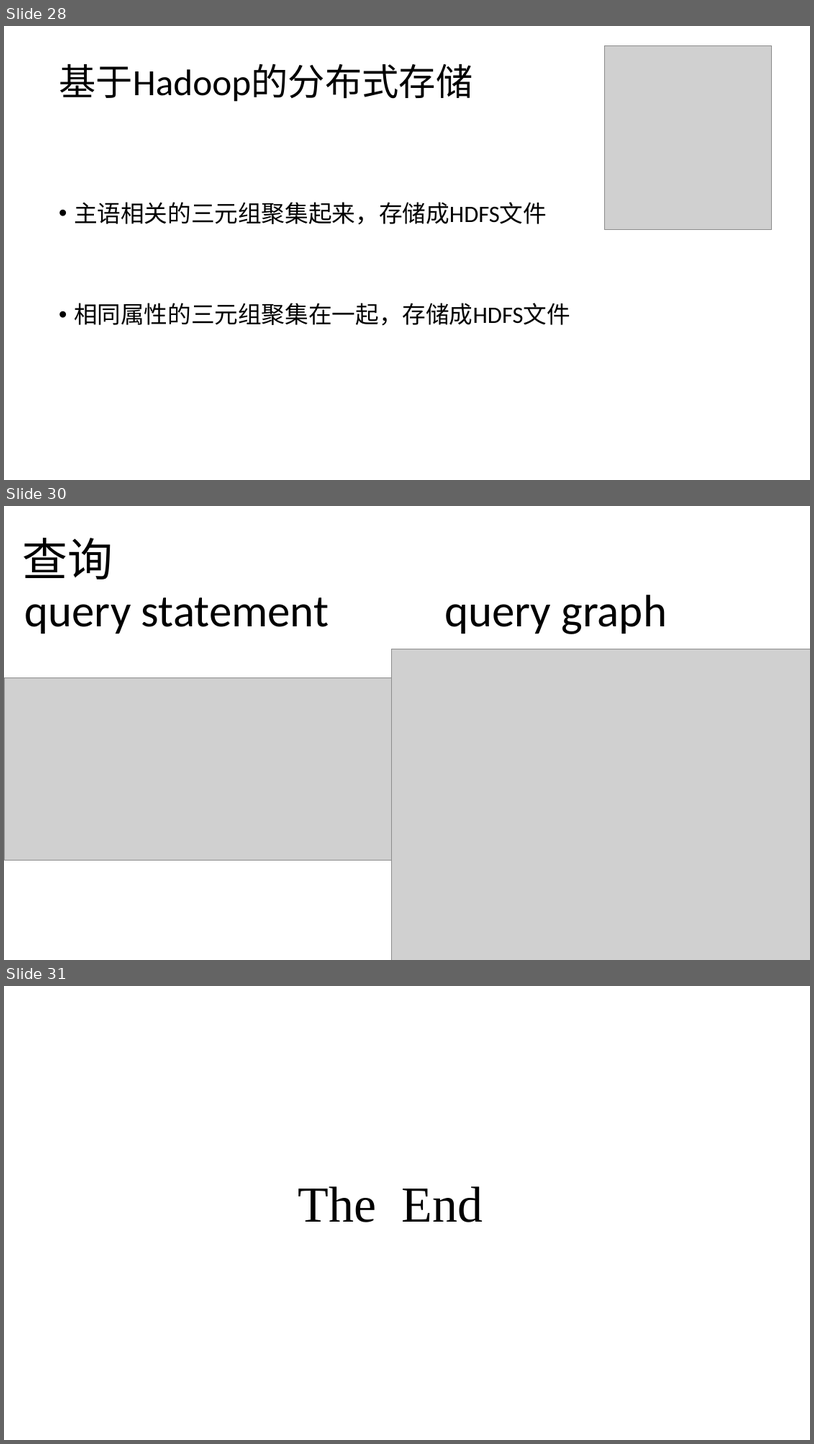
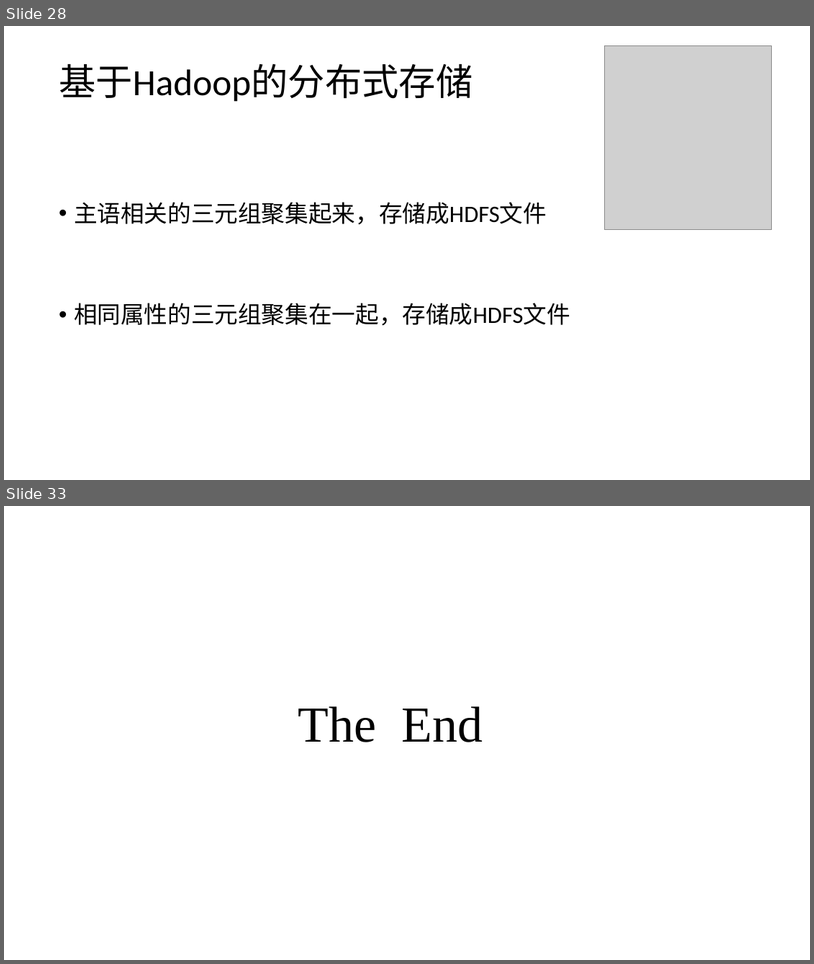
Before and after one commit to zyxdSTU/presetation, a slide deck: 知识图谱存储与查询/知识图谱的查询与存储.pptx. Shown one above the other, each under a label of ours: slides 28, 30 and 31 before the commit, slides 28 and 33 after it; the slides between them are not shown. The pictures are 814x1444 and 814x964 pixels, drawn with LibreOffice and Linux fonts; fonts in the diff are those of the drawing; grey boxes stand for pictures. Boxes give left, top, right and bottom in pixels: in the first picture for what was removed or moved away, otherwise in the second. Text is boxed around its words. In the diff, an @@ line names an element or a change of style, - is before the commit and + after.

```diff
--- a/知识图谱存储与查询/知识图谱的查询与存储.pptx
+++ b/知识图谱存储与查询/知识图谱的查询与存储.pptx
@@ slide 30 removed at bbox=[4, 506, 810, 960], background #FFFFFF @@
@@ text removed at bbox=[23, 538, 113, 579] @@
-查询
@@ text removed at bbox=[24, 597, 329, 633] @@
-query statement
@@ text removed at bbox=[445, 595, 667, 634] @@
-query graph
@@ picture removed at bbox=[392, 649, 810, 960] @@
@@ picture removed at bbox=[4, 678, 409, 860] @@
@@ what was slide 31 is now slide 33 @@
```
Also in this commit, not shown: 3 slides changed, 4 slides added, 1 other slide removed, 2 other files.
